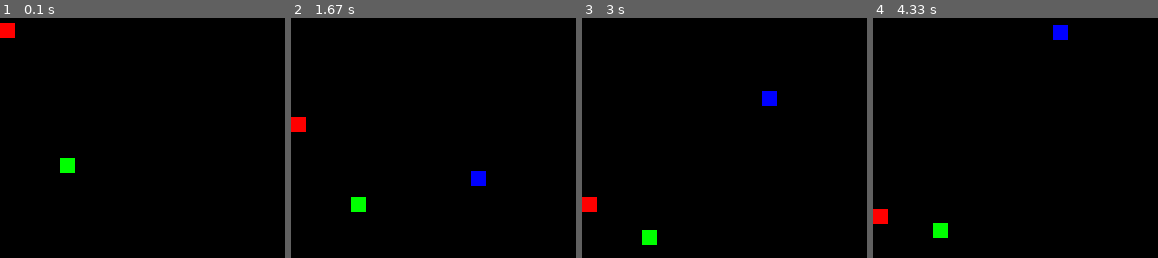
Above: before the commit, frames 1-4 (left to right).
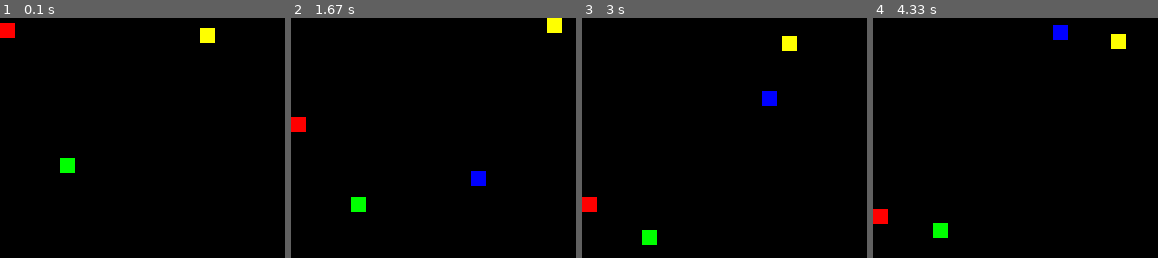
Above: after the commit, the same moments.

Repository: egerlach/LD23-Warmup-Weekend-PyGame
Game: pygame game, started from src/pygame_tut1.py
The game is run twice, just before and just after one commit, with the same random seed, the same clock (stepped at 60 frames per second) and the same inputs.
Inputs:
- Up to frame 1 (0.1 s): no input
- Up to frame 2 (1.67 s): hold Right 0.33-0.8 s; hold Up 0.83-1.13 s; hold Right 1.17-1.63 s
- Up to frame 3 (3 s): hold Left 1.67-2.2 s; hold Down 2.23-2.53 s; hold Left 2.57-2.97 s
- Up to frame 4 (4.33 s): hold Up 3-3.37 s; hold Right 3.4-4.03 s; hold Down from 4.07 s (still down)

The runs differ from the first frame. In frame 1, 0.3% of the frame differs, in the area x 70-76%, y 4-11%; in frame 2, 0.3%; in frame 3, 0.3%; in frame 4, 0.3%.

Commit message:
Add a player controllable sprite

Diff:
--- a/src/pygame_tut1.py
+++ b/src/pygame_tut1.py
@@ -69,15 +69,50 @@
 
 
 class PlayerBox(UpDownBox):
-    def __init__(self, colour, initial_position, speed):
+
+    def __init__(self, colour, initial_position, speed, screen):
         """Builds a Box sprite that responds to keyboard commands of the player
 
         @param colour - a list of RGB values for the colour of the box
         @param initial_position - a list of two values for the top left coordinate of the box
         @param speed - number of pixels per second that the box should move while a key is held down
         """
-        pass
+        MovingBox.__init__(self, colour, initial_position, speed)
 
+        self.direction = [0,0]
+        self.clamp_rect = screen.get_rect()
+
+    def move(self):
+        self.rect.move_ip(*self.direction)
+        self.rect.clamp_ip(self.clamp_rect)
+
+    def stop(self):
+        self.direction = [0,0]
+
+    def up(self):
+        self.direction = [0, -1]
+
+    def down(self):
+        self.direction = [0, 1]
+
+    def left(self):
+        self.direction = [-1, 0]
+
+    def right(self):
+        self.direction = [1, 0]
+
+    def process_key(self, key):
+        if key == pygame.K_DOWN:
+            self.down()
+        elif key == pygame.K_UP:
+            self.up()
+        elif key == pygame.K_LEFT:
+            self.left()
+        elif key == pygame.K_RIGHT:
+            self.right()
+        else:
+            return False
+        return True
 
 def mainloop():
     pygame.init()
@@ -98,10 +133,26 @@
              UpDownBox([0,0,255], [180, 252], 300, 240)]:
         boxes.add(b)
 
+    player = PlayerBox([255,255,0], [200, 10], 100, screen)
+    boxes.add(player)
+
+    keys_down = set()
+    arrow_keys = [pygame.K_DOWN, pygame.K_UP, pygame.K_LEFT, pygame.K_RIGHT]
+
     while 1:
         for event in pygame.event.get():
             if event.type == pygame.QUIT: return
-            if event.type == pygame.KEYDOWN and event.key == pygame.K_ESCAPE: return
+            elif event.type == pygame.KEYDOWN:
+                if player.process_key(event.key):
+                    if event.key in arrow_keys:
+                        keys_down.add(event.key)
+                else:
+                    if event.key == pygame.K_ESCAPE:
+                        return
+            elif event.type == pygame.KEYUP:
+                keys_down.remove(event.key)
+                if len(keys_down) == 0:
+                    player.stop()
 
         boxes.update(pygame.time.get_ticks())
         boxes.clear(screen, background)
